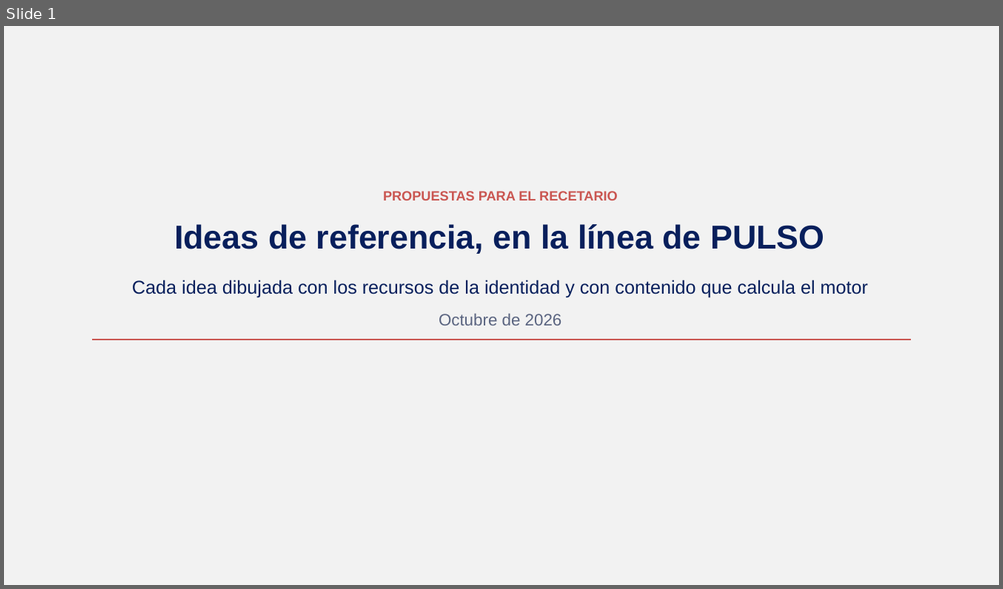
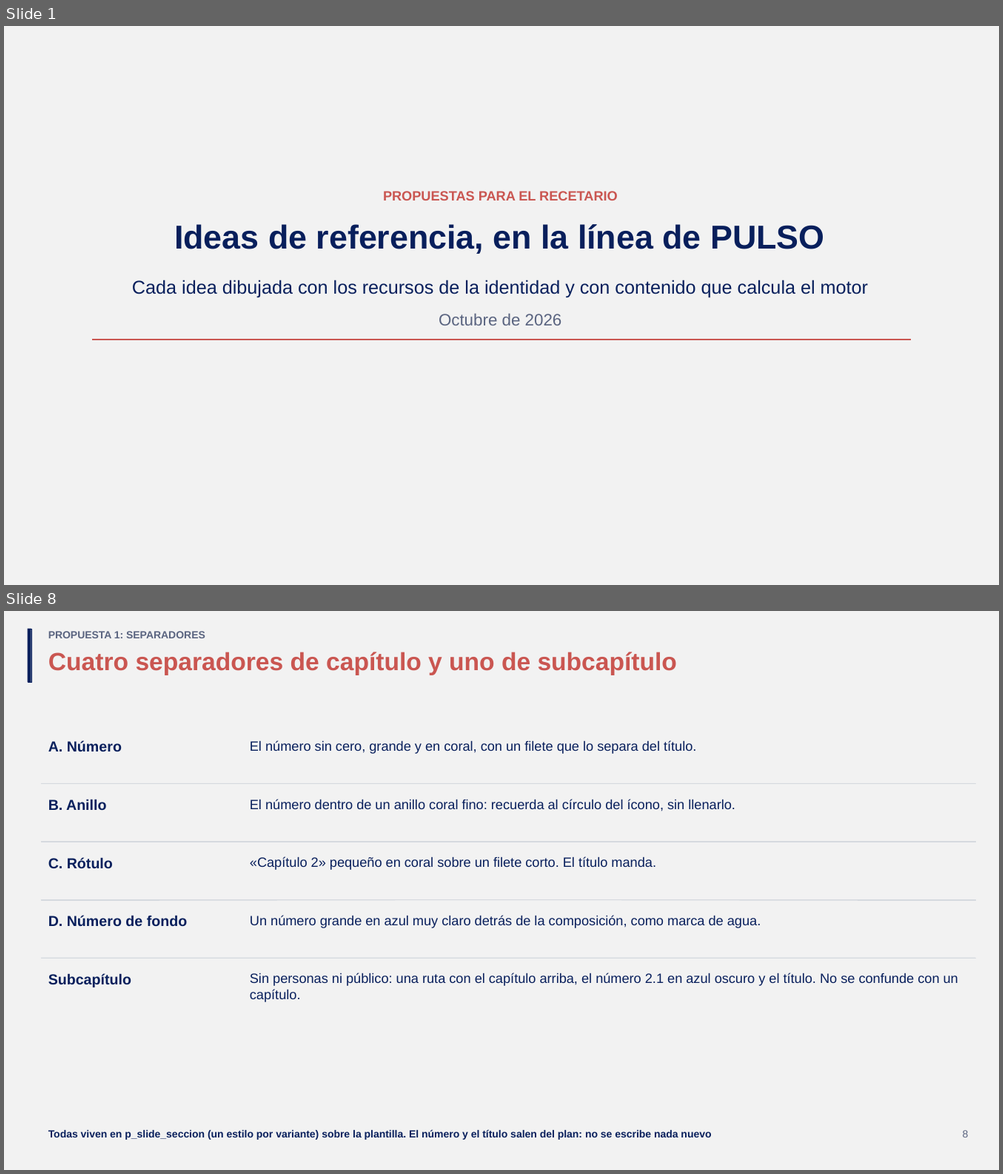
Before and after one commit to GonzaloAlmendariz/prosecnur-app, a slide deck: docs/qa/motor-ppt-2026-10-06/4-recetario/propuestas-rescatables.pptx. Shown one above the other, each under a label of ours: slide 1 before the commit, slides 1 and 8 after it; the slides between them are not shown. The pictures are 1003x589 and 1003x1174 pixels, drawn with LibreOffice and Linux fonts; fonts in the diff are those of the drawing; background and template pictures are left out. Boxes give left, top, right and bottom in pixels: in the first picture for what was removed or moved away, otherwise in the second. Text is boxed around its words. In the diff, an @@ line names an element or a change of style, - is before the commit and + after.

```diff
--- a/docs/qa/motor-ppt-2026-10-06/4-recetario/propuestas-rescatables.pptx
+++ b/docs/qa/motor-ppt-2026-10-06/4-recetario/propuestas-rescatables.pptx
@@ slide 8 added at (x1=4, y1=611, x2=999, y2=1170), background #F2F2F2 @@
@@ rectangle added at (x1=28, y1=628, x2=31, y2=682), fill #081F5C, outline #081F5C 0.25 pt @@
@@ text added at (x1=48, y1=631, x2=205, y2=638), 10 pt, text #5A6480, bold @@
+PROPUESTA 1: SEPARADORES
@@ title added at (x1=48, y1=652, x2=677, y2=675), 24 pt, text #CA5651, bold @@
+Cuatro separadores de capítulo y uno de subcapítulo
@@ text added at (x1=48, y1=741, x2=122, y2=752), 14 pt, text #081F5C, bold @@
+A. Número
@@ text added at (x1=250, y1=741, x2=696, y2=754), 13 pt, text #081F5C @@
+El número sin cero, grande y en coral, con un filete que lo separa del título.
@@ rectangle added at (x1=40, y1=783, x2=975, y2=784), fill #D5D9DF, outline #D5D9DF 0.25 pt @@
@@ text added at (x1=48, y1=799, x2=106, y2=811), 14 pt, text #081F5C, bold @@
+B. Anillo
@@ text added at (x1=250, y1=799, x2=735, y2=812), 13 pt, text #081F5C @@
+El número dentro de un anillo coral fino: recuerda al círculo del ícono, sin llenarlo.
@@ rectangle added at (x1=40, y1=842, x2=975, y2=843), fill #D5D9DF, outline #D5D9DF 0.25 pt @@
@@ text added at (x1=48, y1=857, x2=113, y2=869), 14 pt, text #081F5C, bold @@
+C. Rótulo
@@ text added at (x1=250, y1=857, x2=656, y2=870), 13 pt, text #081F5C @@
+«Capítulo 2» pequeño en coral sobre un filete corto. El título manda.
@@ rectangle added at (x1=40, y1=900, x2=975, y2=900), fill #D5D9DF, outline #D5D9DF 0.25 pt @@
@@ text added at (x1=48, y1=915, x2=187, y2=927), 14 pt, text #081F5C, bold @@
+D. Número de fondo
@@ text added at (x1=250, y1=915, x2=760, y2=928), 13 pt, text #081F5C @@
+Un número grande en azul muy claro detrás de la composición, como marca de agua.
@@ rectangle added at (x1=40, y1=958, x2=975, y2=959), fill #D5D9DF, outline #D5D9DF 0.25 pt @@
@@ text added at (x1=48, y1=974, x2=131, y2=988), 14 pt, text #081F5C, bold @@
+Subcapítulo
@@ text added at (x1=250, y1=973, x2=958, y2=1002), 13 pt, text #081F5C @@
+Sin personas ni público: una ruta con el capítulo arriba, el número 2.1 en azul oscuro y el título. No se confunde con un capítulo.
@@ text added at (x1=48, y1=1130, x2=711, y2=1140), 10 pt, text #081F5C, bold @@
+Todas viven en p_slide_seccion (un estilo por variante) sobre la plantilla. El número y el título salen del plan: no se escribe nada nuevo
@@ text added at (x1=962, y1=1130, x2=968, y2=1138), 10 pt, text #5A6480 @@
+8
```
Also in this commit, not shown: 9 slides changed, 4 other slides added, 2 slides removed, 2 other files.
